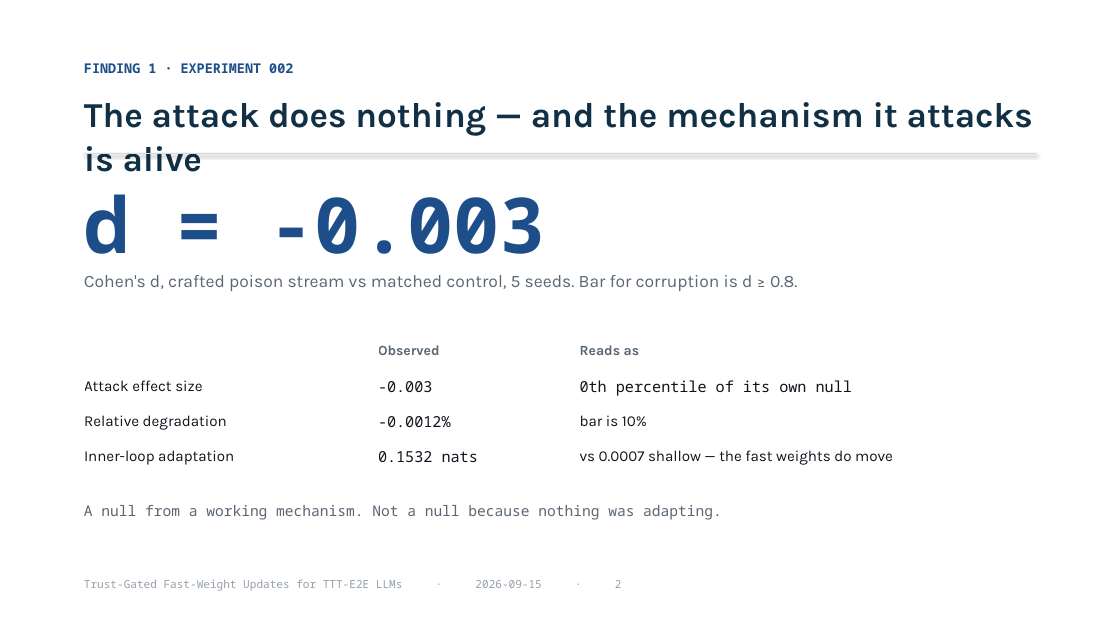
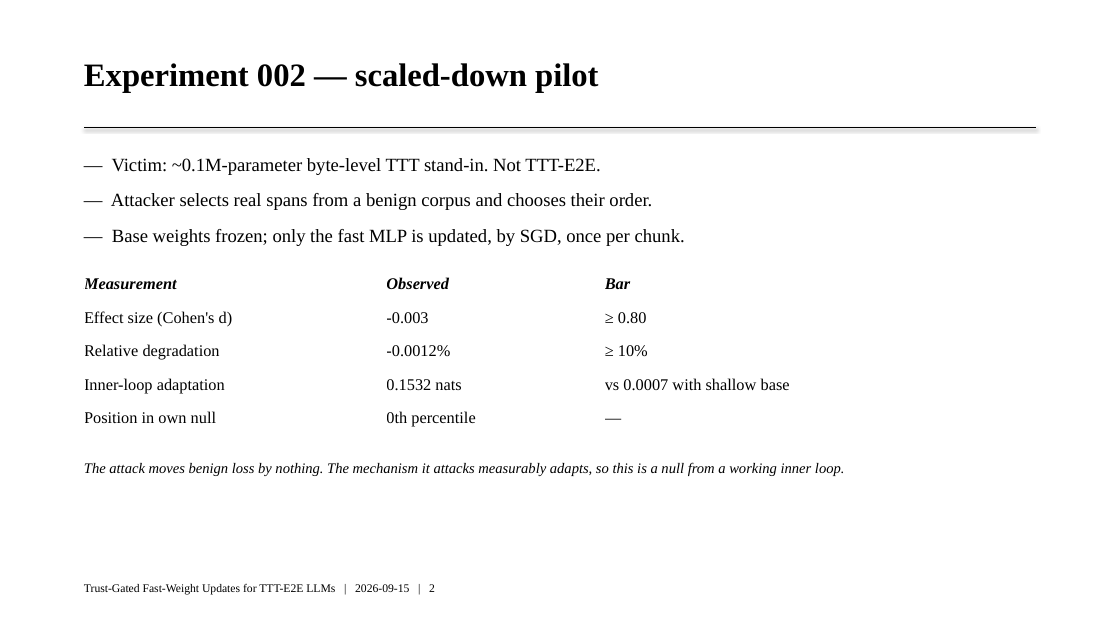
Before and after one commit to Deep-Learning-130/Trust-Gated-Fast-Weight-Updates-for-TTT-E2E-LLMs, a slide deck: slide 3 of docs/review/TrustGate_Results_2026-09-15.pptx. Drawn at 1120x630 pixels with LibreOffice and Linux fonts; fonts in the diff are those of the drawing. Boxes give left, top, right and bottom in pixels: in the first picture for what was removed or moved away, otherwise in the second. Text is boxed around its words. In the diff, an @@ line names an element or a change of style, - is before the commit and + after.

```diff
--- a/docs/review/TrustGate_Results_2026-09-15.pptx
+++ b/docs/review/TrustGate_Results_2026-09-15.pptx
@@ text at (x1=84, y1=63, x2=598, y2=92): text changed; size 11.5 to 28 pt; font Noto Sans Mono to Times New Roman; text colour #1D4E89 to #000000 @@
-FINDING 1 · EXPERIMENT 002
+Experiment 002 — scaled-down pilot
@@ text removed at (x1=84, y1=102, x2=1033, y2=172) @@
-The attack does nothing — and the mechanism it attacks is alive
@@ line moved from (84, 154) - (1036, 154) to (84, 128) - (1036, 128) @@
@@ line (84, 128) - (1036, 128): stroke #D3DAE2 1 pt to #000000 0.75 pt @@
@@ text added at (x1=111, y1=158, x2=685, y2=246), 16 pt, text #000000 @@
+— Victim: ~0.1M-parameter byte-level TTT stand-in. Not TTT-E2E.
+— Attacker selects real spans from a benign corpus and chooses their order.
+— Base weights frozen; only the fast MLP is updated, by SGD, once per chunk.
@@ text removed at (x1=84, y1=194, x2=546, y2=254) @@
-d = -0.003
@@ table at (x1=84, y1=267, x2=991, y2=435) @@
-row 1:  | Observed | Reads as
-row 2: Attack effect size | -0.003 | 0th percentile of its own null
-row 3: Relative degradation | -0.0012% | bar is 10%
-row 4: Inner-loop adaptation | 0.1532 nats | vs 0.0007 shallow — the fast weights do move
+row 1: Measurement | Observed | Bar
+row 2: Effect size (Cohen's d) | -0.003 | ≥ 0.80
+row 3: Relative degradation | -0.0012% | ≥ 10%
+row 4: Inner-loop adaptation | 0.1532 nats | vs 0.0007 with shallow base
+row 5: Position in own null | 0th percentile | —
@@ table resized from (x1=84, y1=334, x2=1017, y2=475) to (x1=84, y1=267, x2=991, y2=435) @@
@@ text removed at (x1=84, y1=275, x2=797, y2=291) @@
-Cohen's d, crafted poison stream vs matched control, 5 seeds. Bar for corruption is d ≥ 0.8.
@@ text added at (x1=84, y1=462, x2=845, y2=476), 12.5 pt, text #000000, italic @@
+The attack moves benign loss by nothing. The mechanism it attacks measurably adapts, so this is a null from a working inner loop.
@@ text removed at (x1=84, y1=505, x2=722, y2=520) @@
-A null from a working mechanism. Not a null because nothing was adapting.
@@ text at (x1=84, y1=584, x2=435, y2=595): text changed; size 9.5 to 10 pt; font Noto Sans Mono to Times New Roman; text colour #96A1AB to #000000 @@
-Trust-Gated Fast-Weight Updates for TTT-E2E LLMs · 2026-09-15 · 2
+Trust-Gated Fast-Weight Updates for TTT-E2E LLMs | 2026-09-15 | 2
```
Also in this commit, not shown: 7 other slides changed, 1 slide added, 1 slide removed, 1 other file.
